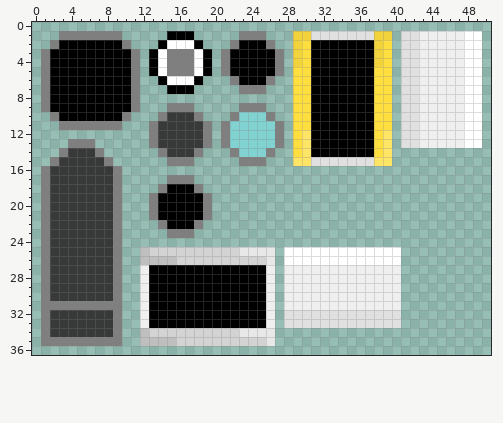
Two states of a pixel-art sprite, core/assets/skin.png. Above is the file before it was changed.
The file is 51x37 pixels. Pixels under 10% opacity are left out. Colours within 5 levels of each other are drawn and written as one.
The result:
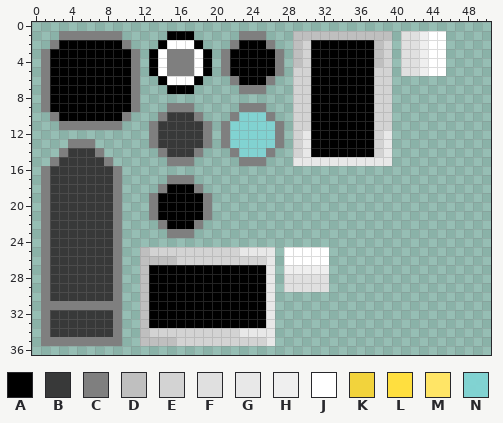
Palette (. is transparent): A #000000  B #373737fb  C #7f7f7f  D #bfbfbf  E #d3d3d3  F #e0e0e0  G #e8e8e8  H #efefef  J #ffffff  K #f2d33c  L #ffdf3f  M #ffe566  N #80d4d4ef
Edits made:
Colour F becomes colour D in row 1 at x 31 to 37.
Colour H becomes colour D in rows 27 to 33 at x 12.
Colour K becomes colour D in row 1 at x 29 to 30 and 38 to 39; in rows 2 to 4 at x 29 and 38.
Colour L becomes colour E in rows 2 to 4 at x 30 and 39; in rows 5 to 11 at x 29 to 30 and 38 to 39; in rows 12 to 14 at x 29 and 38.
Colour H becomes colour F in rows 28 to 29 at x 28 to 32.
Colour F becomes colour G in row 15 at x 31 to 37.
Colour H becomes colour G in rows 27 to 33 at x 26.
Colour M becomes colour G in rows 12 to 14 at x 30 and 39; in row 15 at x 29 to 30 and 38 to 39.
Colour H becomes colour J in rows 1 to 5 at x 44 to 45.
The author cleared colour F in rows 6 to 13 at x 41 to 42; in rows 32 to 33 at x 28 to 40.
The author cleared colour H in rows 1 to 5 at x 46 to 47; in rows 6 to 13 at x 43 to 47; in rows 27 to 29 at x 33 to 40; in rows 30 to 31 at x 28 to 40.
The author cleared colour J in rows 1 to 13 at x 48 to 49; in rows 25 to 26 at x 33 to 40.
Changed places in both pictures, as pixel boxes (x1, y1, x2, y2):
changed: (293, 31, 482, 166)
changed: (266, 247, 401, 328)
changed: (140, 265, 149, 328)
